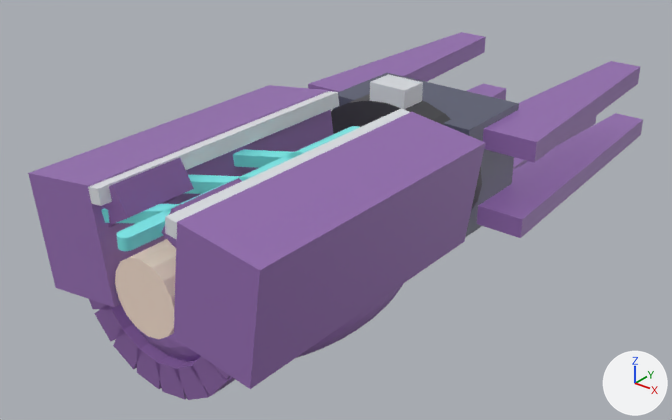
An edit to the glTF model assets/models/characters/primm_parts/primm_torso.glb, drawn before and after from the same camera.
Rendered twice from a camera (50 mm lens) standing at (0.726, -0.79, 0.544) and looking at (-0.066, 0.201, -0.071). Arrows for +X, +Y and +Z are at lower right; the lights stay in place. The picture after the commit comes second. Vertices at exactly the same position are counted once.

The first picture shows 'geometry_0'.
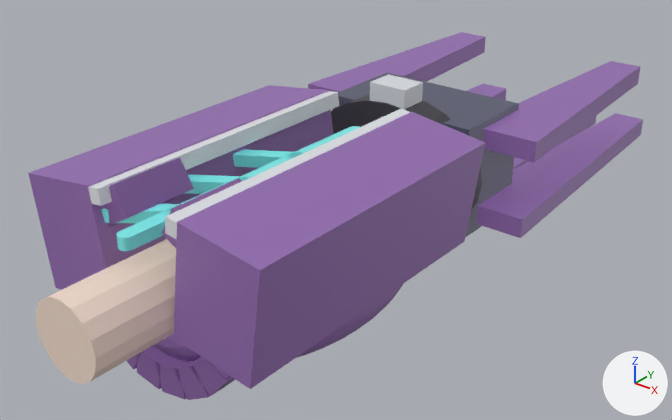
Commit message: bead godot-test1-z3e.7: close the neck gap with the torso neck cylinder

Location of each change, (x1, y1, x2, y2) in pixels of the pictures (672 x 420 px; the box of a moved part takes in the faces that stretch with it):
```json
{"part": 1, "of": "me_geometry_0", "change": "moved or reshaped", "before": [115, 239, 176, 339], "after": [36, 239, 176, 384]}
```

Scene script edits in JSON lines:
```json
{"block": "me_geometry_0", "where": "# used by ob_geometry_0; location = (0.0, 0.0, 0.0)"}
{"op": "remove", "block": "me_geometry_0", "code": "me_geometry_0.from_pydata(...)  # 2508 vertices, 4864 faces; spans x -0.203..0.203, y -0.25..0.92, z -0.142..0.13"}
{"op": "add", "block": "me_geometry_0", "code": "me_geometry_0.from_pydata(...)  # 2508 vertices, 4864 faces; spans x -0.203..0.203, y -0.332..0.92, z -0.142..0.13"}
{"block": "me_geometry_0", "change": "me_geometry_0 part 1: all 17 vertices in x -0.05..0.05, y -0.225, z -0.05..0.05 are moved by (0.0, -0.107, 0.0)"}
```
